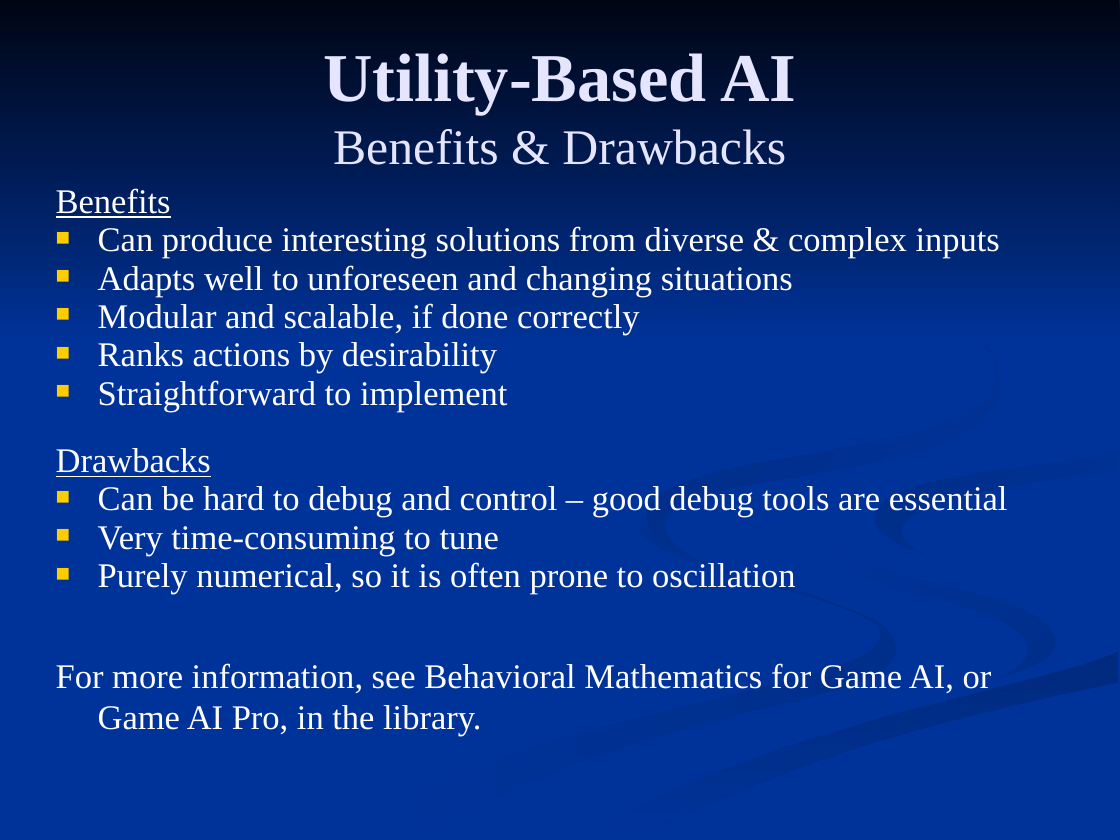
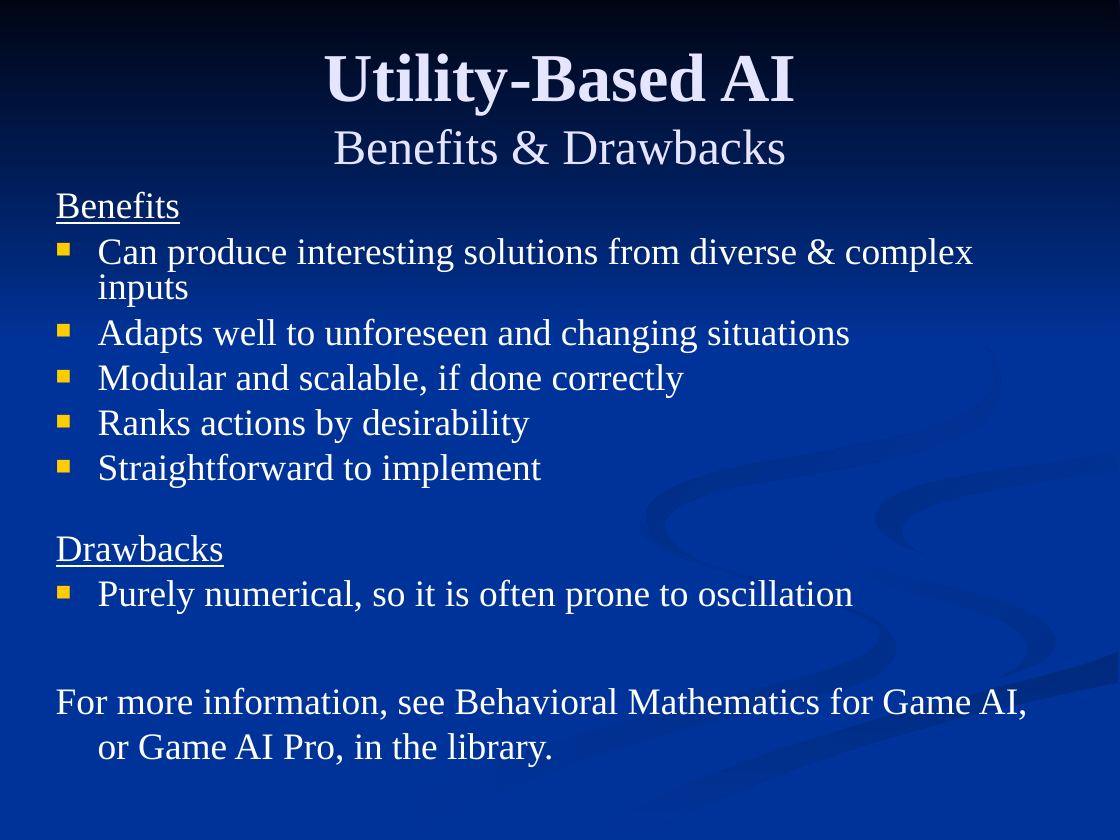
Before and after one commit to FleepyBeepy/Artificial-Intelligence, a slide deck: slide 8 of Lecture Slides/9.1 - Utility & Risk.ppt. Drawn at 1120x840 pixels with LibreOffice and Linux fonts; fonts in the diff are those of the drawing. Boxes give left, top, right and bottom in pixels: in the first picture for what was removed or moved away, otherwise in the second. Text is boxed around its words. In the diff, an @@ line names an element or a change of style, - is before the commit and + after.

Commit message:
- Updated wording on a few slides

```diff
--- a/Lecture Slides/9.1 - Utility & Risk.ppt
+++ b/Lecture Slides/9.1 - Utility & Risk.ppt
@@ text "Benefits" at [56,191,1028,766]: size 22.2 to 24 pt; line spacing 0.7 to 0.8 @@
@@ freeform shape at [646,261,1001,560]: fill gradient #003399 to #002B82 to gradient #002B82 to #003399 @@
@@ freeform shape at [875,450,1118,556]: fill gradient #003399 to #002D86 to gradient #002D86 to #003399 @@
@@ text at [98,486,1008,556]: paragraphs removed @@
-■ Can be hard to debug and control – good debug tools are essential
-■ Very time-consuming to tune
@@ freeform shape at [336,514,896,839]: fill gradient #002E8B to #003399 to gradient #003399 to #002E8B @@
@@ freeform shape at [811,520,1056,678]: fill gradient #002E8B to #003399 to gradient #003399 to #002E8B @@
```
Also in this commit, not shown: 9 other slides changed, 1 other file.
